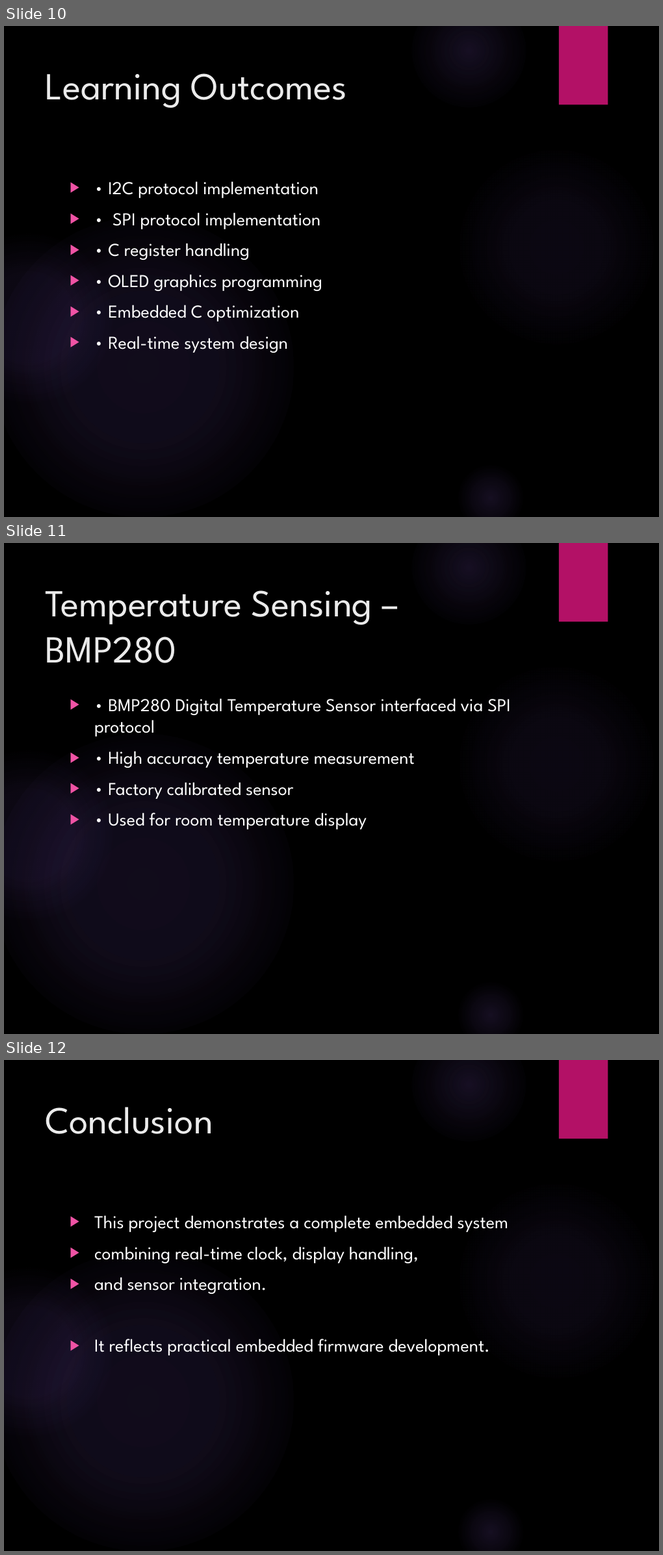
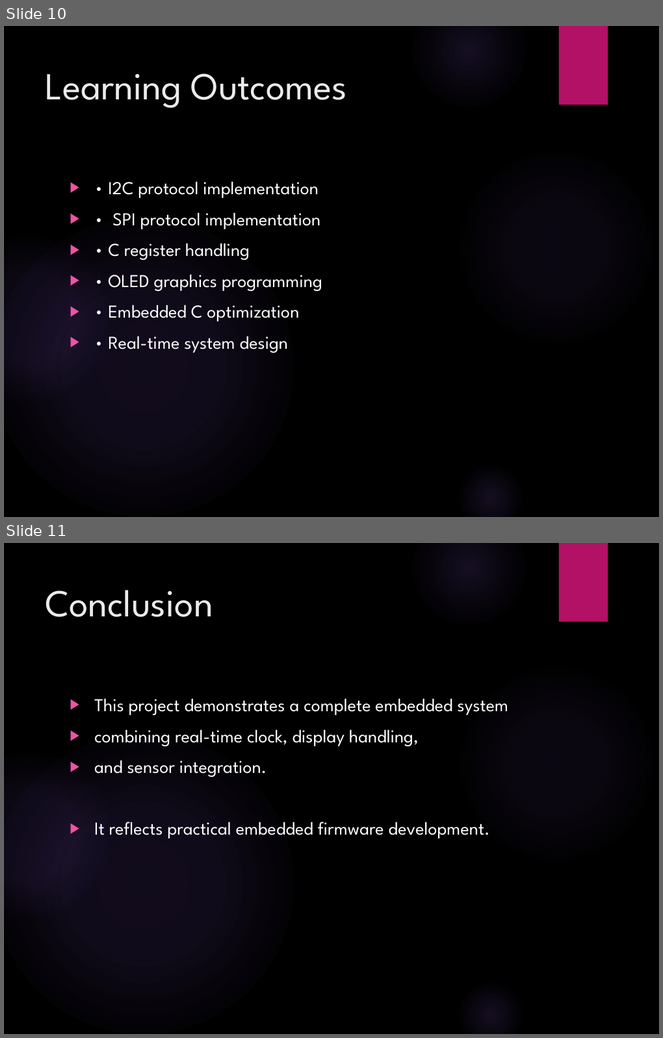
Before and after one commit to gsmanees/Embedded_Systems, a slide deck: AVR/Mini Project - Clock with room temperature & Pressure/watch_temp_pressure/RTC_Watch_Project_BMP280.pptx. Shown one above the other, each under a label of ours: slides 10, 11 and 12 before the commit, slides 10 and 11 after it. The pictures are 663x1555 and 663x1038 pixels, drawn with LibreOffice and Linux fonts; fonts in the diff are those of the drawing; background and template pictures are left out. Boxes give left, top, right and bottom in pixels: in the first picture for what was removed or moved away, otherwise in the second. Text is boxed around its words. In the diff, an @@ line names an element or a change of style, - is before the commit and + after.

```diff
--- a/AVR/Mini Project - Clock with room temperature & Pressure/watch_temp_pressure/RTC_Watch_Project_BMP280.pptx
+++ b/AVR/Mini Project - Clock with room temperature & Pressure/watch_temp_pressure/RTC_Watch_Project_BMP280.pptx
@@ slide 11 removed at (x1=4, y1=543, x2=659, y2=1034), background picture (left out); not listed: 6 template elements that a slide beside it also shows @@
@@ title removed at (x1=45, y1=590, x2=373, y2=663) @@
-Temperature Sensing – BMP280
@@ text removed at (x1=94, y1=698, x2=511, y2=830) @@
-▶ • BMP280 Digital Temperature Sensor interfaced via SPI protocol
-▶ • High accuracy temperature measurement
-▶ • Factory calibrated sensor
-▶ • Used for room temperature display
@@ what was slide 12 is now slide 11 @@
```
Also in this commit, not shown: 4 slides changed, 3 other files.
